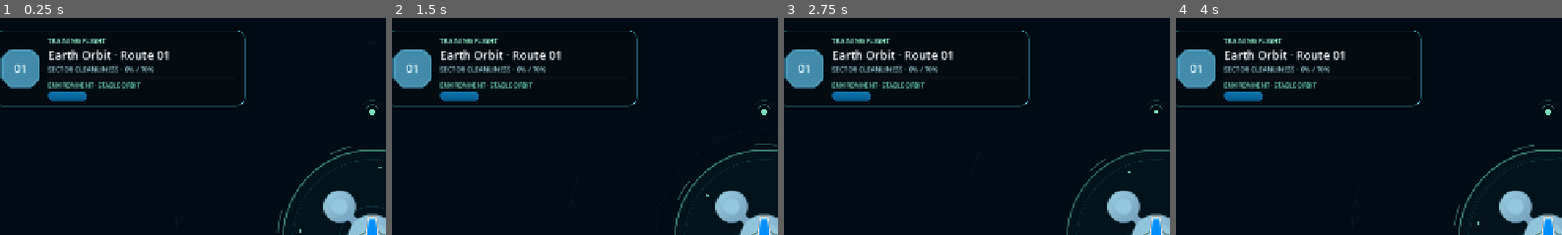
Above: before the commit, frames 1-4 (left to right).
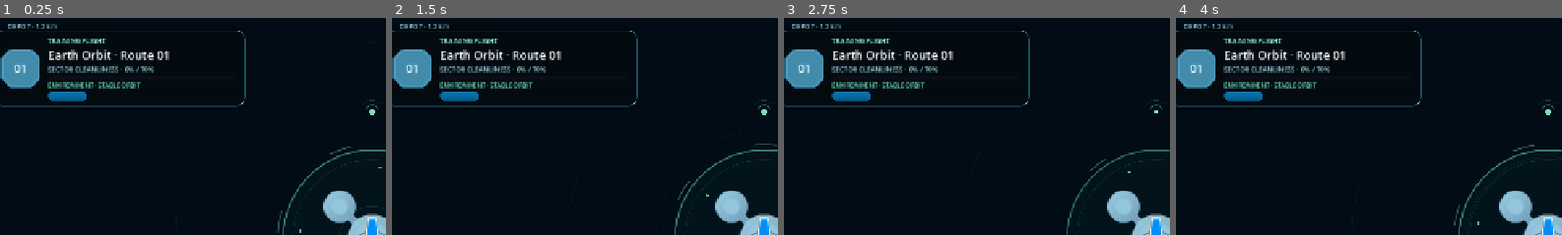
Above: after the commit, the same moments.

Repository: EwertonMendes/Orbital-Cleanup-Co.
Game: Godot game, scene res://src/ui/screens/flight/flight_screen.tscn
Same seed, same stepped clock (60 frames per second), same inputs: the game is played once before the commit and once after it. This scene is started directly instead of the project's main scene.
Inputs (mouse positions are % of the whole screen's width and height, from its top left):
- Up to frame 1 (0.25 s): no input
- Up to frame 2 (1.5 s): tap Enter at 0.5 s; move the mouse to (72, 46) at 0.52 s; hold D 0.53-1.25 s; click (72, 46) at 0.67 s; click "RETURN" at 1.25 s
- Up to frame 3 (2.75 s): drag from (30, 56) to (50, 51) at 2.02 s
- Up to frame 4 (4 s): move the mouse to (60, 28) at 2.77 s; hold D 2.78-3.5 s; click (60, 28) at 2.92 s; drag from (45, 71) to (19, 36) at 3.52 s
The pictures show only the part of the screen within x 2-52%, y 0-50%; the shares and areas given below are measured in that part.

The runs differ from the first frame. In frame 1, 0.2% of the frame differs, in the area x 2-15%, y 2-5%; in frame 2, 0.2%; in frame 3, 0.2%; in frame 4, 0.2%.
Error in both runs: Assertion failed: SectorRuntime must be configured before entering the tree. (res://src/game/sector/sector_runtime.gd:47)

Commit message:
fix: restore depot navigation support in src/ui/screens/flight/flight_screen.tscn

Diff:
--- a/src/ui/screens/flight/flight_screen.tscn
+++ b/src/ui/screens/flight/flight_screen.tscn
@@ -14,6 +14,7 @@
 [ext_resource type="Script" path="res://src/game/visual/world_post_process.gd" id="12"]
 [ext_resource type="Script" path="res://src/game/visual/flight_feedback.gd" id="13"]
 [ext_resource type="Script" path="res://src/game/environment/environment_runtime.gd" id="14"]
+[ext_resource type="Script" path="res://src/ui/components/depot_navigation_guide.gd" id="15"]
 
 [sub_resource type="CircleShape2D" id="UnloadShape"]
 radius = 145.0
@@ -202,6 +203,30 @@
 grow_vertical = 2
 mouse_filter = 1
 
+[node name="DepotNavigationGuide" type="Control" parent="HUD/HudRoot"]
+unique_name_in_owner = true
+layout_mode = 1
+anchors_preset = 15
+anchor_right = 1.0
+anchor_bottom = 1.0
+grow_horizontal = 2
+grow_vertical = 2
+mouse_filter = 2
+script = ExtResource("15")
+
+[node name="DepotNavLabel" type="Label" parent="HUD/HudRoot/DepotNavigationGuide"]
+unique_name_in_owner = true
+offset_right = 176.0
+offset_bottom = 28.0
+mouse_filter = 2
+theme_override_colors/font_color = Color(0.62, 0.91, 1, 1)
+theme_override_colors/font_outline_color = Color(0.01, 0.025, 0.035, 0.96)
+theme_override_constants/outline_size = 5
+theme_override_font_sizes/font_size = 11
+text = "DEPOT · 1.2 km"
+horizontal_alignment = 1
+vertical_alignment = 1
+
 [node name="SafeArea" type="MarginContainer" parent="HUD/HudRoot"]
 unique_name_in_owner = true
 layout_mode = 1
Not shown: 1 places in src/ui/screens/flight/flight_screen.tscn that only renumber resources
